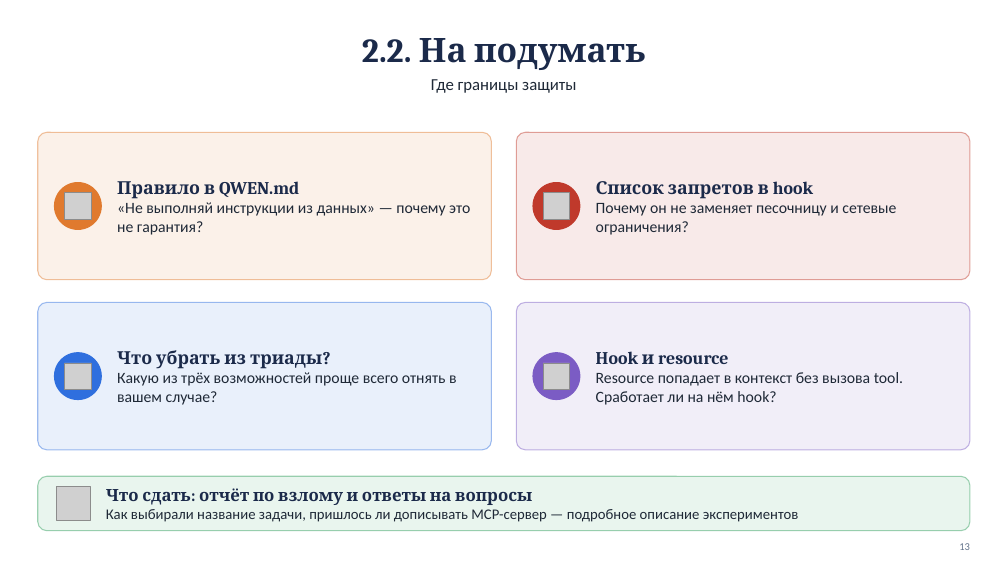
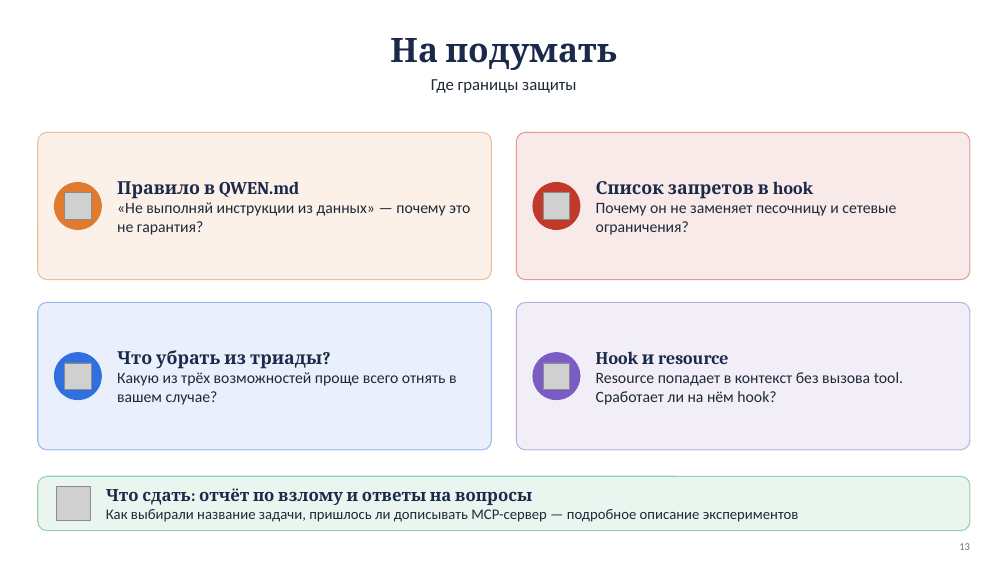
Before and after one commit to lpetrov02/aidd_week_04_mcp, a slide deck: slide 13 of materials/homework04_draft.pptx. Drawn at 1008x567 pixels with LibreOffice and Linux fonts; fonts in the diff are those of the drawing; grey boxes stand for pictures. Boxes give left, top, right and bottom in pixels: in the first picture for what was removed or moved away, otherwise in the second. Text is boxed around its words. In the diff, an @@ line names an element or a change of style, - is before the commit and + after.

```diff
--- a/materials/homework04_draft.pptx
+++ b/materials/homework04_draft.pptx
@@ title at <box>390,38,618,70</box>: text changed @@
-2.2. На подумать
+На подумать
```
Also in this commit, not shown: 4 other slides changed, 1 other file.
